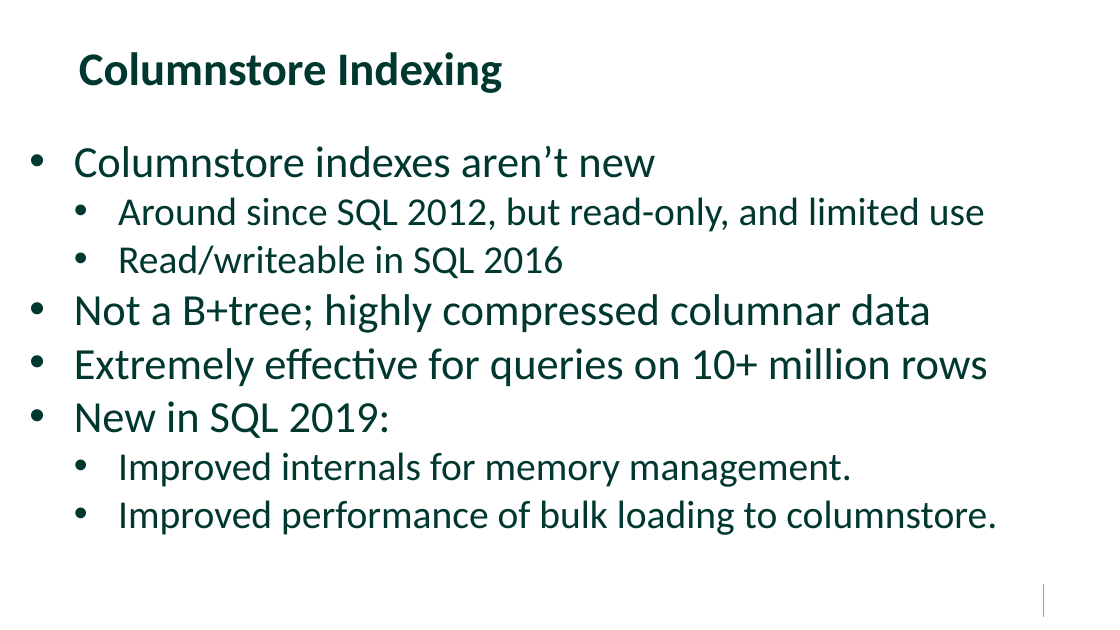
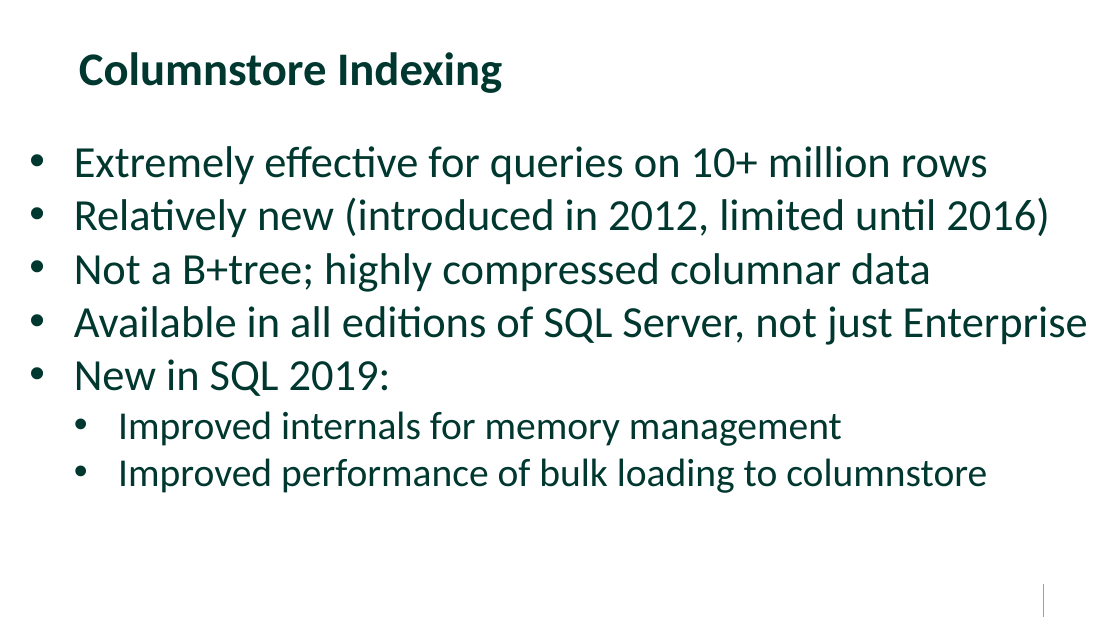
Before and after one commit to williamadba/Public-Presentations, a slide deck: slide 23 of SparkEd/The Business Case for SQL 2019.pptx. Drawn at 1120x630 pixels with LibreOffice and Linux fonts; fonts in the diff are those of the drawing; background and template pictures are left out. Boxes give left, top, right and bottom in pixels: in the first picture for what was removed or moved away, otherwise in the second. Text is boxed around its words. In the diff, an @@ line names an element or a change of style, - is before the commit and + after.

```diff
--- a/SparkEd/The Business Case for SQL 2019.pptx
+++ b/SparkEd/The Business Case for SQL 2019.pptx
@@ text at [74,146,1049,238]: text changed; size 32 to 36 pt @@
-• Columnstore indexes aren’t new
-  • Around since SQL 2012, but read-only, and limited use
-  • Read/writeable in SQL 2016
+• Extremely effective for queries on 10+ million rows
+• Relatively new (introduced in 2012, limited until 2016)
@@ text at [74,306,1088,345]: text changed @@
-• Extremely effective for queries on 10+ million rows
+• Available in all editions of SQL Server, not just Enterprise
@@ text at [118,411,987,493]: text changed @@
-  • Improved internals for memory management.
-  • Improved performance of bulk loading to columnstore.
+  • Improved internals for memory management
+  • Improved performance of bulk loading to columnstore
```
Also in this commit, not shown: 27 other slides changed, 1 slide removed.
